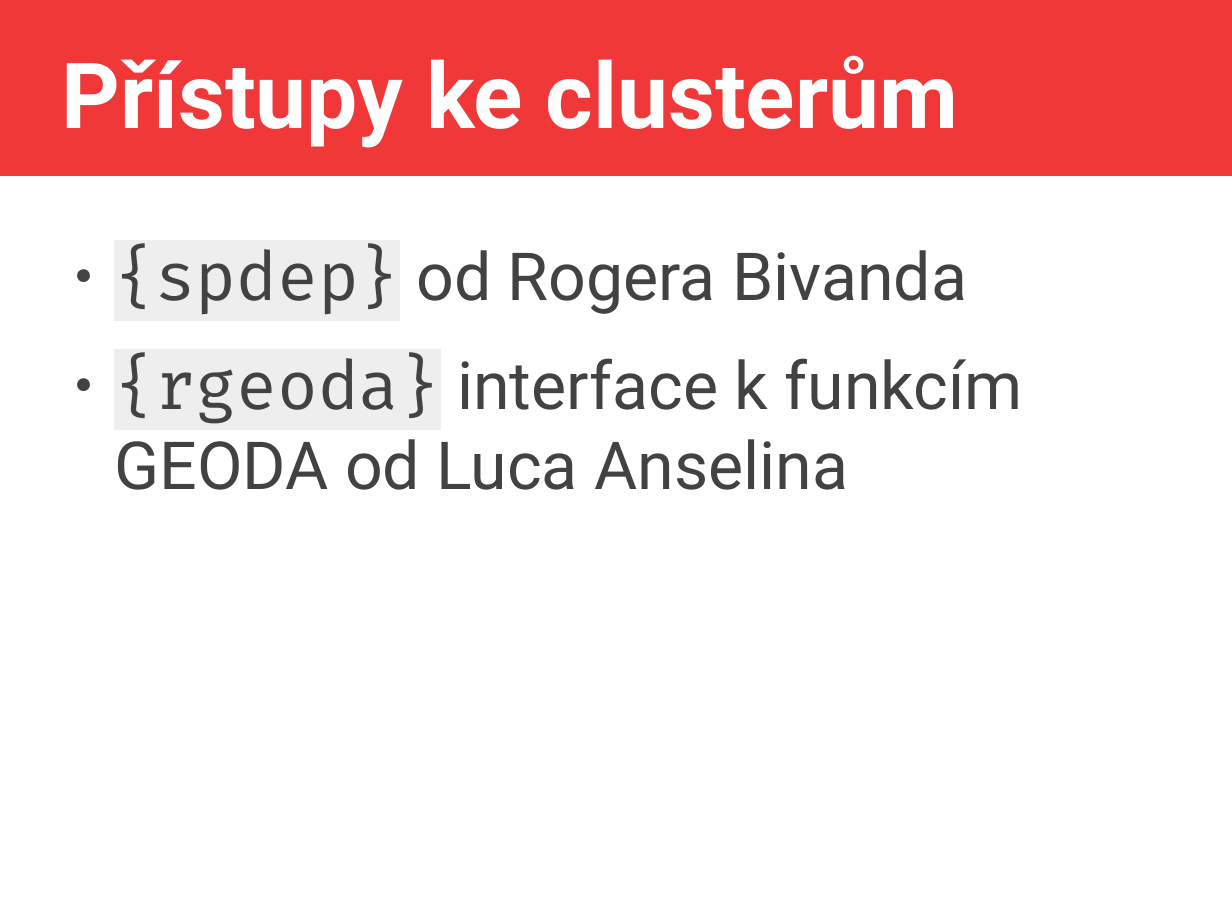
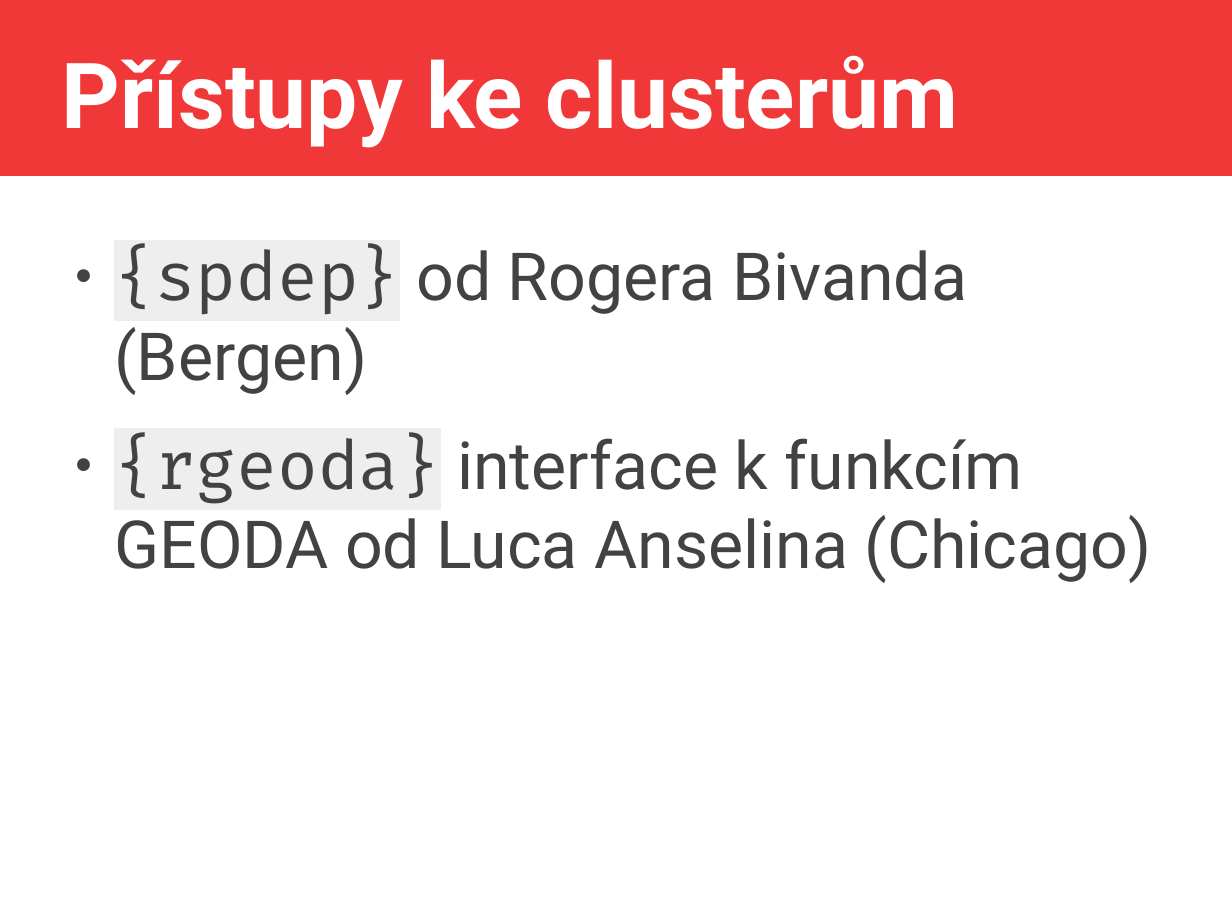
Before and after one commit to jlacko/4EK418, a slide deck: slide 13 of prez/4 -advanced calculations.odp (slide 12 before the commit). Drawn at 1232x924 pixels with LibreOffice and Linux fonts; fonts in the diff are those of the drawing. Boxes give left, top, right and bottom in pixels: in the first picture for what was removed or moved away, otherwise in the second. Text is boxed around its words. In the diff, an @@ line names an element or a change of style, - is before the commit and + after.

```diff
--- a/prez/4 -advanced calculations.odp
+++ b/prez/4 -advanced calculations.odp
@@ text at bbox=[114, 248, 1152, 583]: text changed @@
-● {spdep} od Rogera Bivanda
-● {rgeoda} interface k funkcím GEODA od Luca Anselina
+● {spdep} od Rogera Bivanda (Bergen)
+● {rgeoda} interface k funkcím GEODA od Luca Anselina (Chicago)
```
Also in this commit, not shown: 4 other slides changed, 1 slide added, 1 other file.
